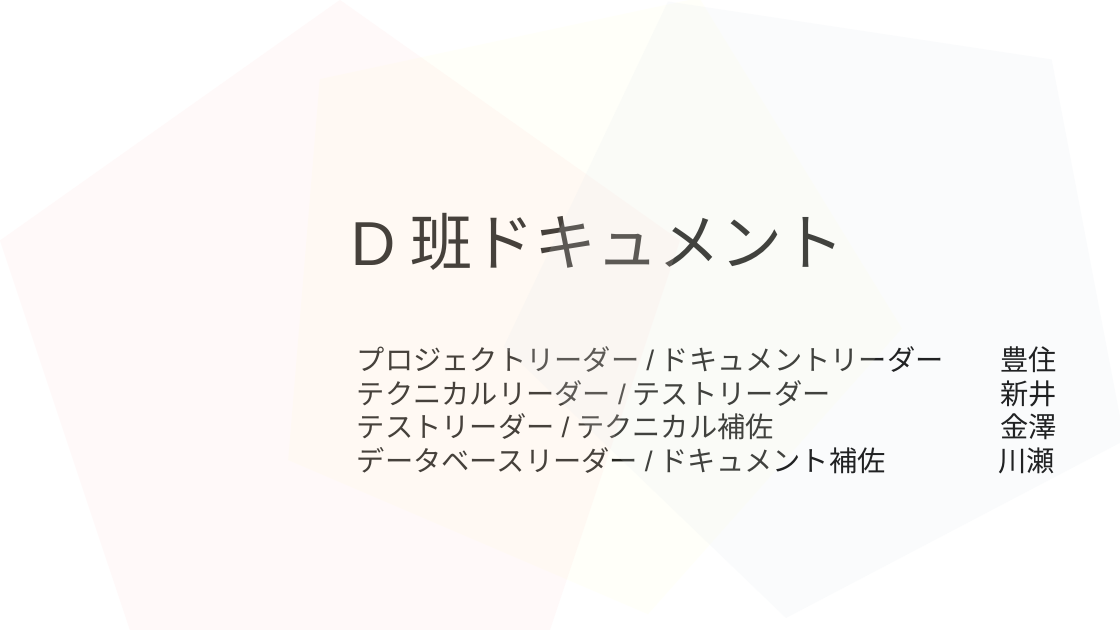
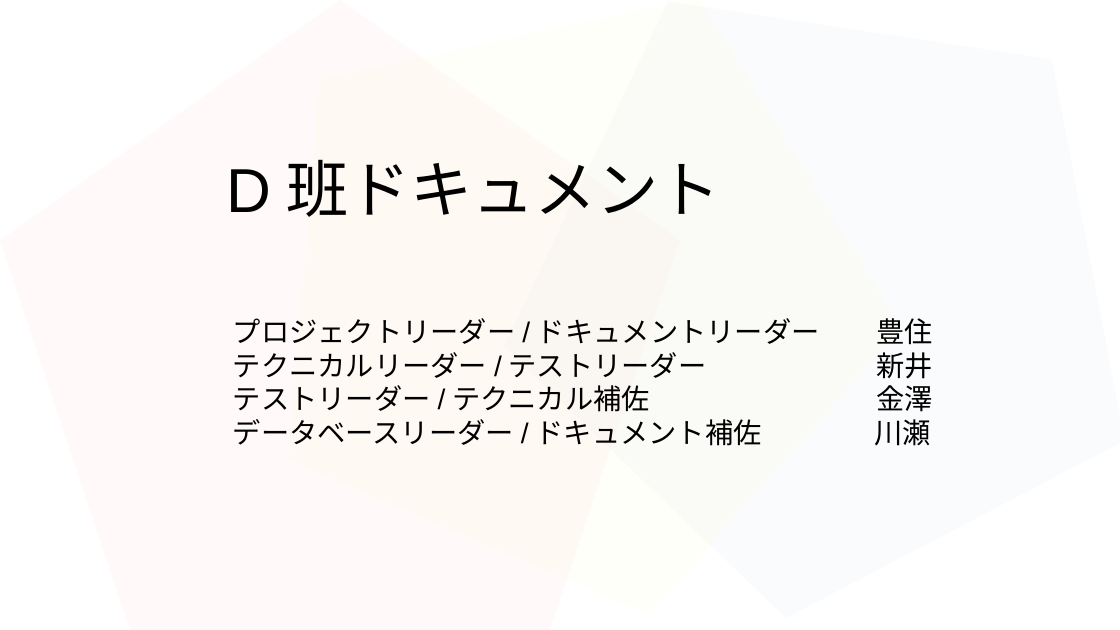
Before and after one commit to 2022java42-student009/ProjectJava, a slide deck: slide 1 of プレゼン資料.odp. Drawn at 1120x630 pixels with LibreOffice and Linux fonts; fonts in the diff are those of the drawing. Boxes give left, top, right and bottom in pixels: in the first picture for what was removed or moved away, otherwise in the second. Text is boxed around its words. In the diff, an @@ line names an element or a change of style, - is before the commit and + after.

Commit message:
プレゼン資料　訂正

```diff
--- a/プレゼン資料.odp
+++ b/プレゼン資料.odp
@@ title "D班ドキュメント": place and size @@
-title "D班ドキュメント" at [204, 188, 993, 294]
+title "D班ドキュメント" at [80, 135, 869, 241]
@@ subtitle "プロジェクトリーダー/ドキュメントリーダー 豊住": place and size @@
-subtitle "プロジェクトリーダー/ドキュメントリーダー 豊住" at [357, 346, 1056, 474]
+subtitle "プロジェクトリーダー/ドキュメントリーダー 豊住" at [233, 318, 932, 446]
```
